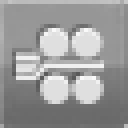
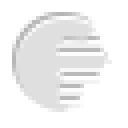
Layer changes from the first 128 × 128 image to the second:
showed group "CTT_OrbitalMegastructures" (1 layers) over (16, 16, 112, 112)
hid group "CTT_ExoticAlloys" (1 layers) over (16, 28, 104, 104)
hid "green" over (0, 0, 128, 128)
